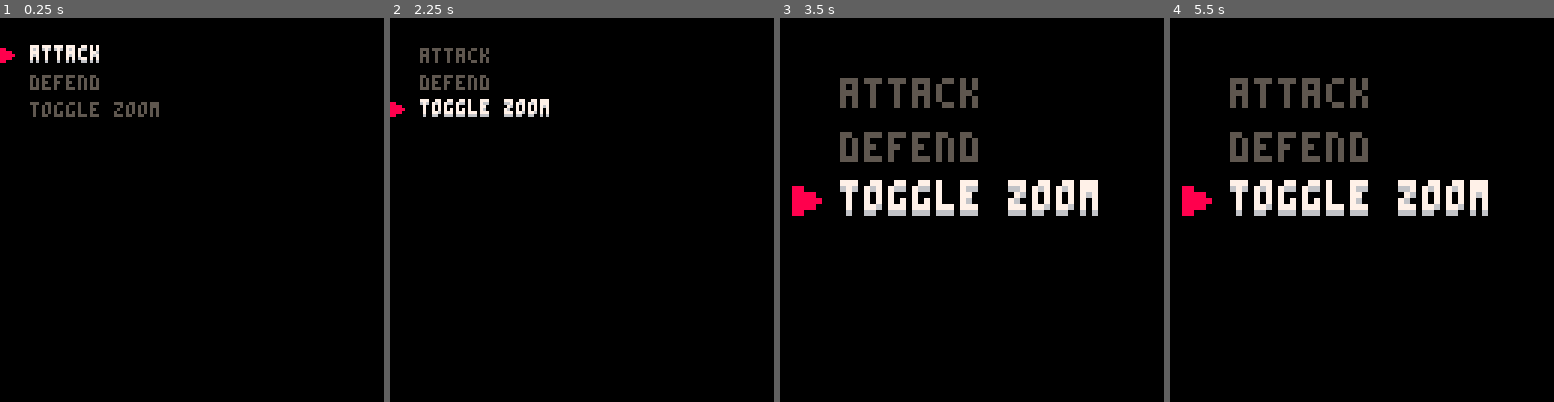
Above: before the commit, frames 1-4 (left to right).
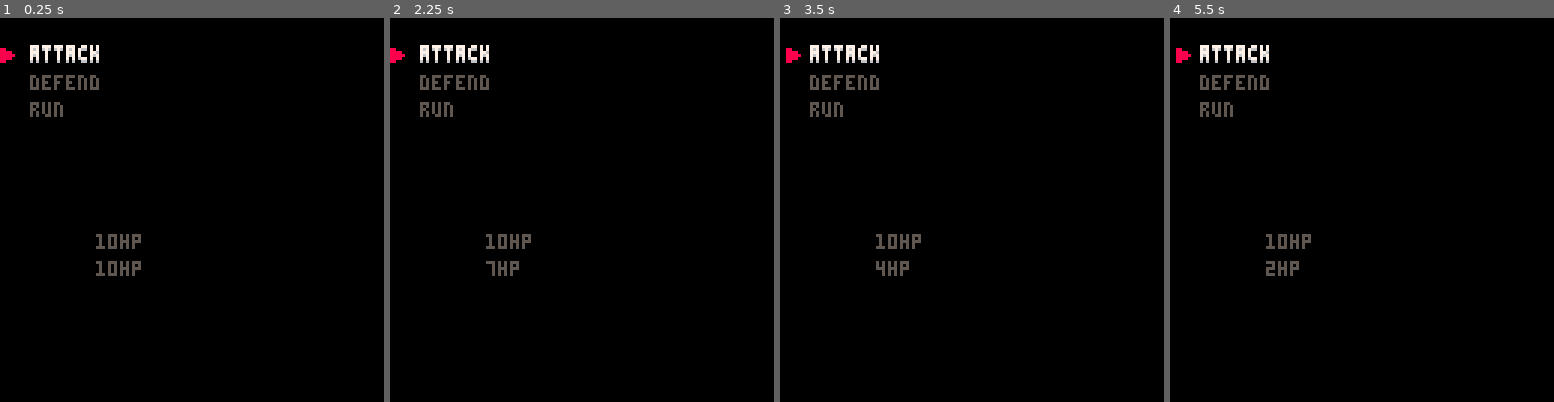
Above: after the commit, the same moments.

Repository: ItsSeaJay/cattle
Game: PICO-8 cartridge cattle.p8
Same seed, same stepped clock (60 frames per second), same inputs: the game is played once before the commit and once after it.
Inputs:
- Up to frame 1 (0.25 s): no input
- Up to frame 2 (2.25 s): tap O (Z key) at 0.7, 1.7, 2.1 s; hold Up from 2.15 s (still down)
- Up to frame 3 (3.5 s): release Up at 2.42 s; tap O (Z key) at 2.5, 2.9, 3.3 s
- Up to frame 4 (5.5 s): hold Down 3.63-3.97 s; tap O (Z key) every 0.4 s from 3.7 to 5.3 s; hold Up 4.73-5.03 s

The runs differ from the first frame. In frame 1, 1.0% of the frame differs, in the area x 7-42%, y 21-68%; in frame 2, 2.0%; in frame 3, 8.0%; in frame 4, 8.0%, in the area x 1-83%, y 7-68%.

Commit message:
The player can now hurt the enemy

Diff:
--- a/cattle.p8
+++ b/cattle.p8
@@ -6,39 +6,47 @@
 text_height = 5
 margin = 10
 padding = 4
+game = {
+  state = "think"
+}
 menus = {
-  main = {
-    options = {
-      {
-        name = "attack",
-        use = function (target)
-          -- body
-        end
-      },
-      {
-        name = "defend",
-        use = function (target)
-          -- body
-        end
-      },
-      {
-        name = "toggle zoom",
-        use = function (target)
-          if peek(0x5f2c) == 3 then
-            poke(0x5f2c, 0)
-          else
-            poke(0x5f2c, 3)
-          end
-        end
-      }
+  action = {
+    {
+      name = "attack",
+      use = function (target)
+        target.hitpoints = target.hitpoints - 1
+      end
+    },
+    {
+      name = "defend",
+      use = function (target)
+        -- body
+      end
+    },
+    {
+      name = "run",
+      use = function (target)
+        -- body
+      end
     }
   }
 }
-options = menus.main.options
+menu = menus.action
+player = {
+  hitpoints = 10
+}
+enemy = {
+  hitpoints = 10
+}
+initiative = {
+  player,
+  enemy
+}
+actions = {}
 cursor = {
   selection = 1,
   draw = function ()
-    local offset = wave(2) + 2
+    local offset = wave(2)
     local location = (cursor.selection * (text_height + padding)) - (text_height + padding)
 
     -- show the cursor based on the current selection
@@ -54,26 +62,36 @@
 end
 
 function _update()
-  if btnp(⬆️) then
-    -- check if moving the cursor should underflow the selection
-    if cursor.selection - 1 < 1 then
-      cursor.selection = count(options)
-    else
-      cursor.selection = cursor.selection - 1
+  if game.state == "think" then
+    if btnp(⬆️) then
+      -- check if moving the cursor should underflow the selection
+      if cursor.selection - 1 < 1 then
+        cursor.selection = count(menu)
+      else
+        cursor.selection = cursor.selection - 1
+      end
     end
-  end
 
-  if btnp(⬇️) then
-    -- check if moving the cursor should overflow the selection
-    if cursor.selection + 1 > count(options) then
-      cursor.selection = 1
-    else
-      cursor.selection = cursor.selection + 1
+    if btnp(⬇️) then
+      -- check if moving the cursor should overflow the selection
+      if cursor.selection + 1 > count(menu) then
+        cursor.selection = 1
+      else
+        cursor.selection = cursor.selection + 1
+      end
     end
-  end
 
-  if btnp(🅾️) then
-    options[cursor.selection].use()
+    if btnp(🅾️) then
+      add(actions, menu[cursor.selection].use)
+      game.state = "fight"
+    end
+  elseif game.state == "fight" then
+    for key, action in pairs(actions) do
+      action(enemy)
+      del(actions, action)
+    end
+
+    game.state = "think"
   end
 end
 
@@ -82,8 +100,13 @@
 
   cursor.draw()
 
-  -- output a list of options for the player
-  for key, option in pairs(options) do
+  for key, combatant in pairs(initiative) do
+    local location = (key * (text_height + padding)) - text_height + padding
+    print(combatant.hitpoints.."hp", 32, location + screen.size / 2)
+  end
+
+  -- output a list of options for the player depending on the current menu
+  for key, option in pairs(menu) do
     -- the y location of this item in the list
     local location = (key * (text_height + padding)) - (text_height + padding)
     local colour = 5 -- dark gray
@@ -103,7 +126,7 @@
 -->8
 
 function wave(height)
-  return sin(time()) * height
+  return sin(time()) * height + height
 end
 __gfx__
 00000000880000000000000000000000000000000000000000000000000000000000000000000000000000000000000000000000000000000000000000000000
Not shown, changed: cattle.sublime-workspace
